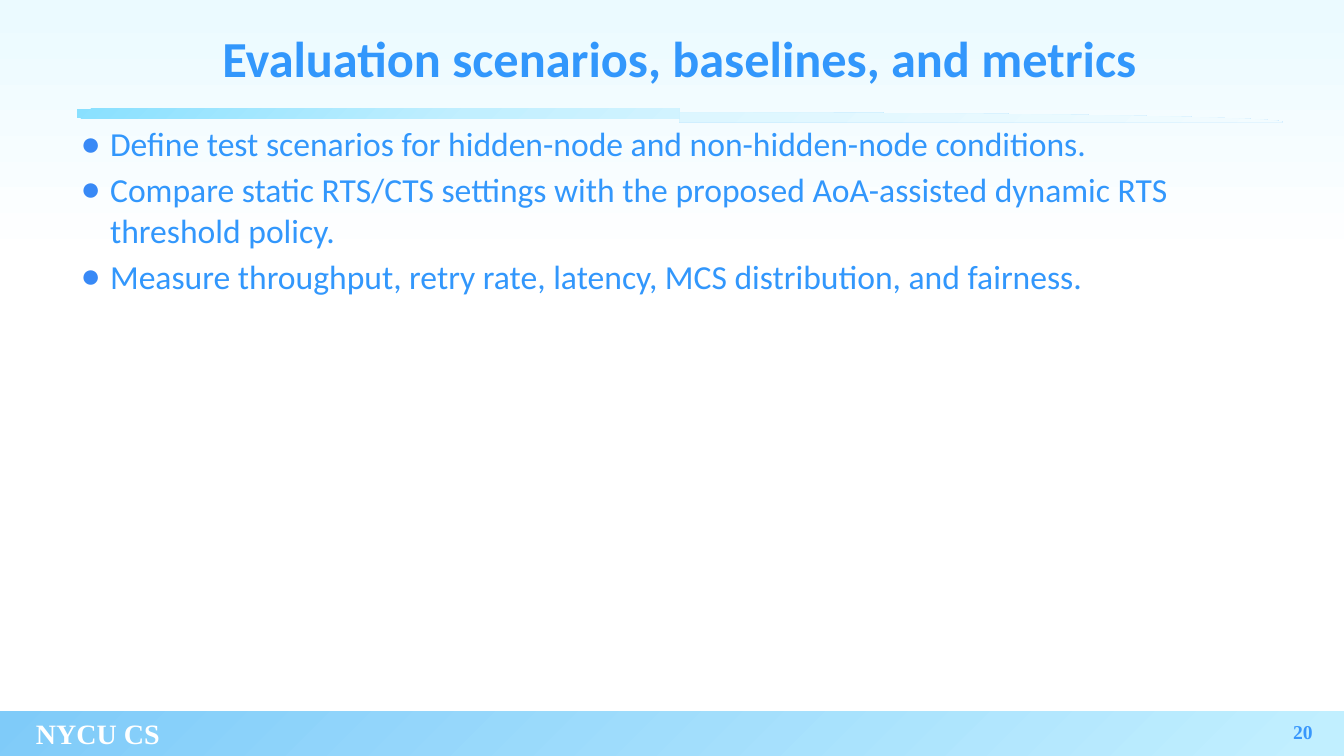
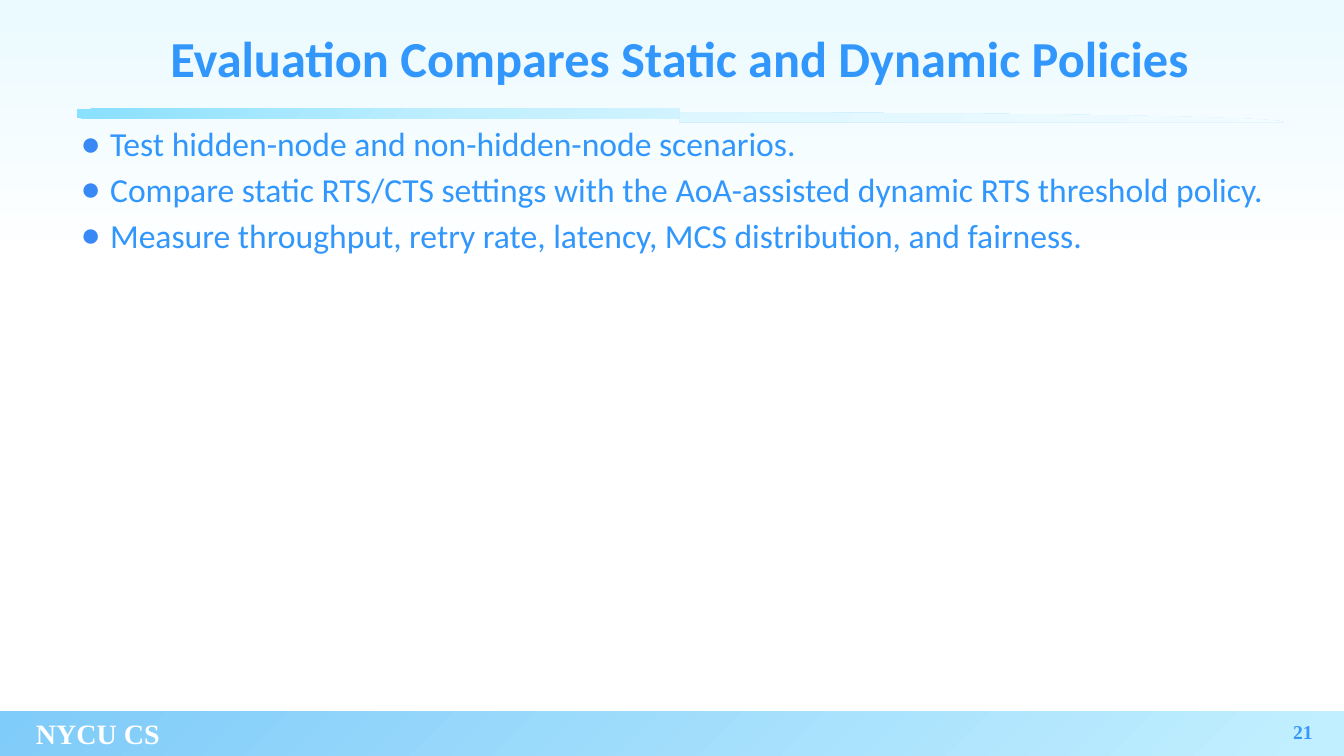
Before and after one commit to xoxonut/thesis, a slide deck: slide 21 of thesis_filled.pptx (slide 20 before the commit). Drawn at 1344x756 pixels with LibreOffice and Linux fonts; fonts in the diff are those of the drawing; background and template pictures are left out. Boxes give left, top, right and bottom in pixels: in the first picture for what was removed or moved away, otherwise in the second. Text is boxed around its words. In the diff, an @@ line names an element or a change of style, - is before the commit and + after.

```diff
--- a/thesis_filled.pptx
+++ b/thesis_filled.pptx
@@ title at [170,41,1189,85]: text changed @@
-Evaluation scenarios, baselines, and metrics
+Evaluation Compares Static and Dynamic Policies
@@ text at [110,132,1262,208]: text changed @@
-● Define test scenarios for hidden-node and non-hidden-node conditions.
-● Compare static RTS/CTS settings with the proposed AoA-assisted dynamic RTS threshold policy.
+● Test hidden-node and non-hidden-node scenarios.
+● Compare static RTS/CTS settings with the AoA-assisted dynamic RTS threshold policy.
@@ page number at [1293,726,1313,739]: text changed @@
-20
+21
```
Also in this commit, not shown: 13 other slides changed, 2 slides added, 1 slide removed, 2 other files.
